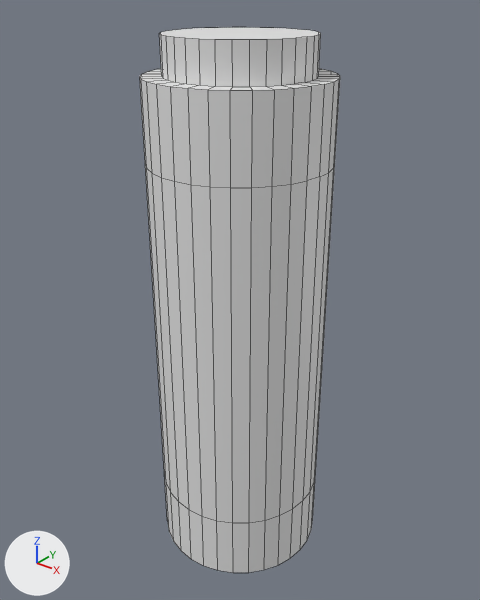
One commit to the FBX model Assets/BlenderModels/GunParts/battery.fbx: the scene before it, then after it.
Both versions are drawn from a 50 mm camera at (0.0948, -0.0384, 0.2322) aimed at (0.0743, -0.0128, 0.2163). Every picture has the same lights, and +X, +Y and +Z are marked at lower left. Mesh edges are drawn as thin lines.

In view in the first picture: 'Battery'.
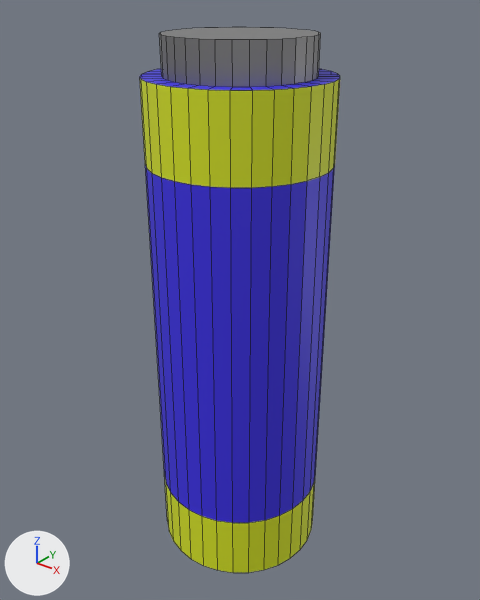
Where the change shows, as pixel boxes [x1, y1, x2, y2] in the pictures (480 x 600 px):
```json
{"part": 1, "of": "me_cylinder_003", "change": "recoloured", "before": [159, 27, 321, 87], "after": [159, 27, 321, 87]}
{"part": 2, "of": "me_cylinder_003", "change": "recoloured", "before": [145, 165, 335, 523], "after": [145, 165, 335, 523], "on screen": "grey to blue"}
{"part": 3, "of": "me_cylinder_003", "change": "recoloured", "before": [140, 69, 340, 90], "after": [140, 69, 340, 90], "on screen": "white to blue"}
{"part": 4, "of": "me_cylinder_003", "change": "recoloured", "before": [164, 473, 315, 573], "after": [164, 473, 315, 573], "on screen": "grey to yellow"}
{"part": 5, "of": "me_cylinder_003", "change": "recoloured", "before": [140, 78, 340, 188], "after": [140, 78, 340, 188], "on screen": "grey to yellow"}
```

Scene script edits in JSON lines:
```json
{"op": "add", "block": "mat_metallicgray", "code": ["mat_metallicgray = principled_material('metallicGray')", "mat_metallicgray.base_color = (0.367, 0.367, 0.367)  # grey #a3a3a3", "mat_metallicgray.metallic = 1.0"]}
{"op": "add", "block": "mat_blue", "code": ["mat_blue = principled_material('Blue')", "mat_blue.base_color = (0.0447, 0.0278, 0.8)  # blue #3c2ee7"]}
{"op": "add", "block": "mat_yellow", "code": ["mat_yellow = principled_material('Yellow')", "mat_yellow.base_color = (0.703, 0.8, 0.012)  # yellow #dae71d"]}
{"block": "me_cylinder_003", "where": "me_cylinder_003.from_pydata(...)  # 192 vertices, 162 faces; spans x 0.0699..0.0791, y -0.0177..-0.0084, z 0.2012..0.2299"}
{"block": "me_cylinder_003", "where": "# used by ob_battery; location = (0.0, 0.0, 0.0)"}
{"block": "me_cylinder_003", "change": "me_cylinder_003 part 1: all 33 faces centred in x 0.0709..0.0781, y -0.0167..-0.0095, z 0.229..0.2299 switch from no material to mat_metallicgray (grey #a3a3a3)"}
{"block": "me_cylinder_003", "change": "me_cylinder_003 part 2: all 32 faces centred in x 0.0699..0.0791, y -0.0177..-0.0085, z 0.2145 switch from no material to mat_blue (blue #3c2ee7)"}
{"block": "me_cylinder_003", "change": "me_cylinder_003 part 3: all 32 faces centred in x 0.0704..0.0786, y -0.0172..-0.009, z 0.2281 switch from no material to mat_blue (blue #3c2ee7)"}
{"block": "me_cylinder_003", "change": "me_cylinder_003 part 4: all 32 faces centred in x 0.0699..0.0791, y -0.0177..-0.0085, z 0.2031 switch from no material to mat_yellow (yellow #dae71d)"}
{"block": "me_cylinder_003", "change": "me_cylinder_003 part 5: all 32 faces centred in x 0.0699..0.0791, y -0.0177..-0.0085, z 0.2261 switch from no material to mat_yellow (yellow #dae71d)"}
```
